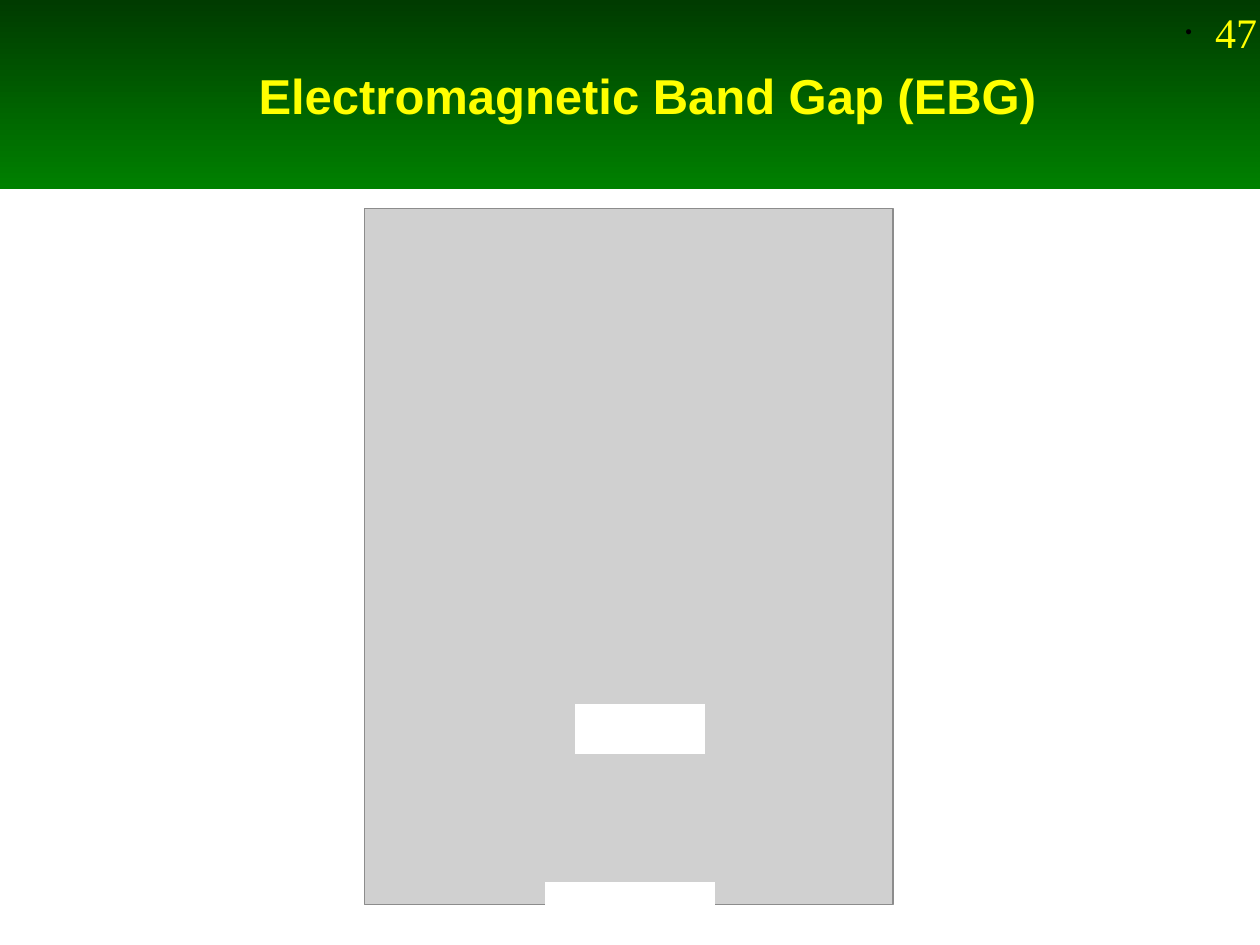
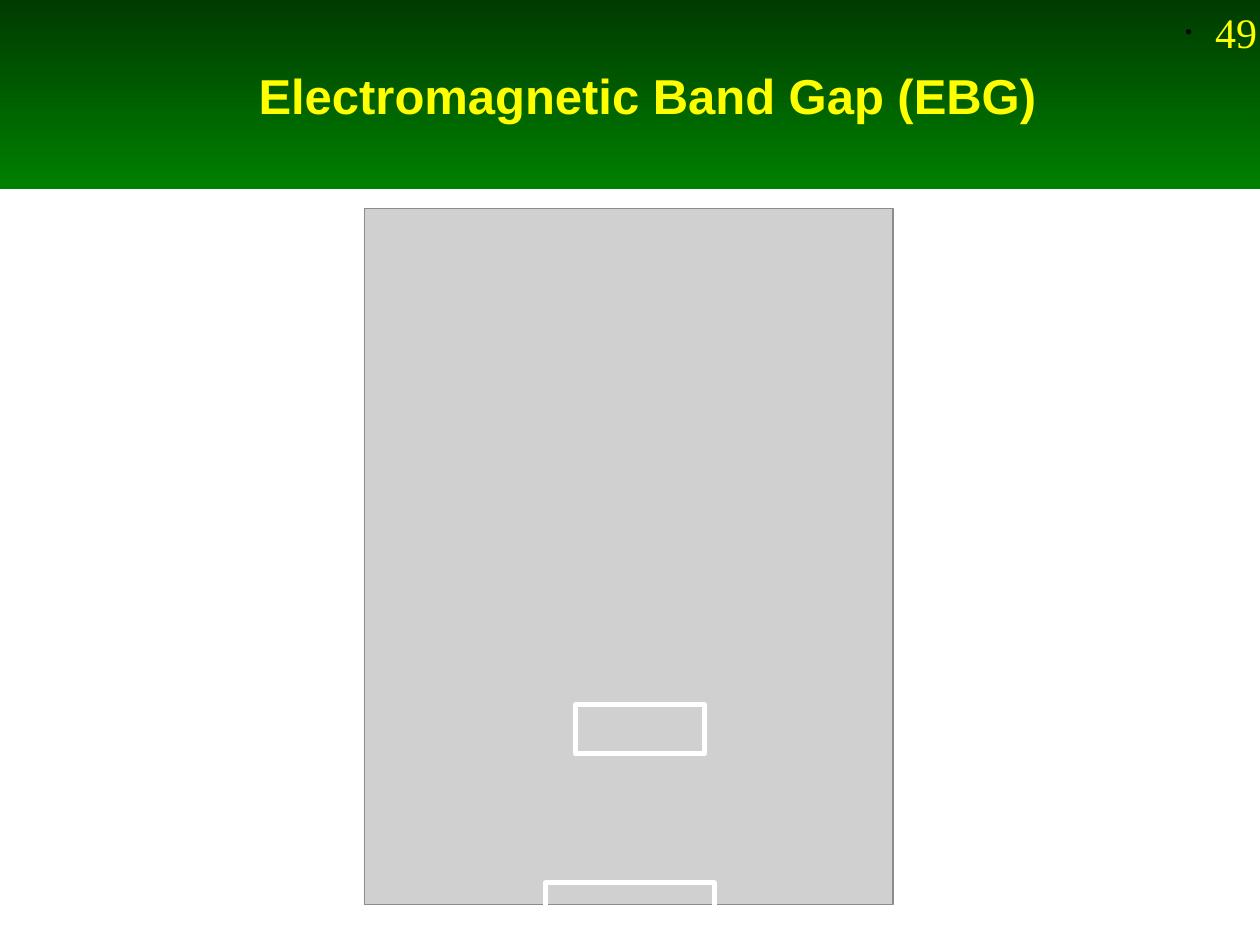
Before and after one commit to andris0147sv/modelling, a slide deck: slide 49 of presentations/1. Problem Statement.odp (slide 47 before the commit). Drawn at 1260x945 pixels with LibreOffice and Linux fonts; fonts in the diff are those of the drawing; grey boxes stand for pictures. Boxes give left, top, right and bottom in pixels: in the first picture for what was removed or moved away, otherwise in the second. Text is boxed around its words. In the diff, an @@ line names an element or a change of style, - is before the commit and + after.

```diff
--- a/presentations/1. Problem Statement.odp
+++ b/presentations/1. Problem Statement.odp
@@ page number at <box>1215,20,1257,49</box>: text changed @@
-• 47
+• 49
@@ rectangle at <box>576,704,704,753</box>: fill #FFFFFF to none; outline #FFFFFF 0 pt to #FFFFFF 2.83 pt @@
@@ rectangle at <box>546,883,714,922</box>: fill #FFFFFF to none; outline #FFFFFF 0 pt to #FFFFFF 2.83 pt @@
```
Also in this commit, not shown: 6 other slides changed, 9 slides added, 7 slides removed, 2 other files.
